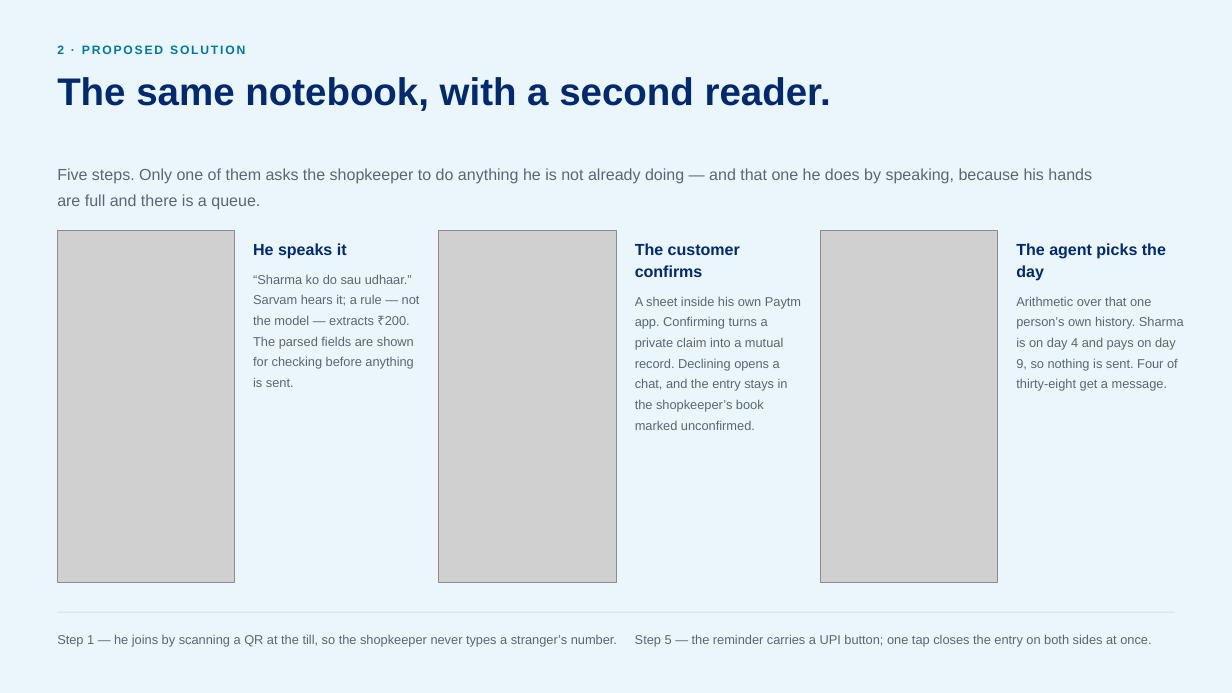
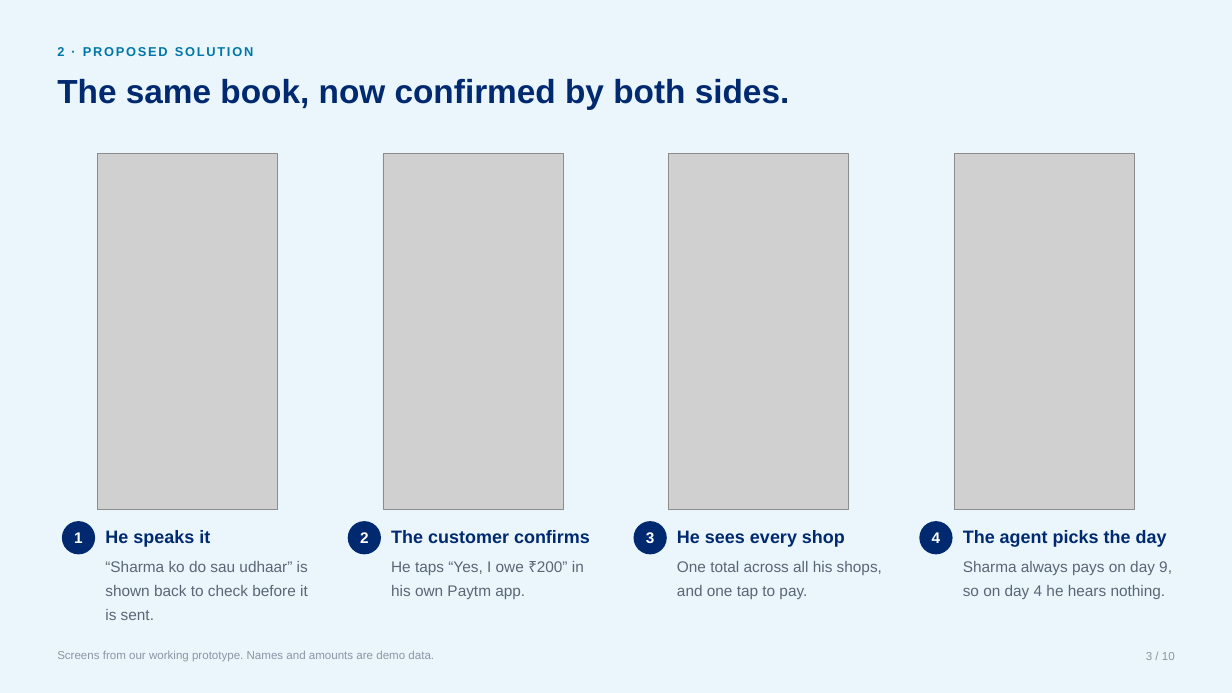
Before and after one commit to Uchiha-Itachi0/PAYTM-BAHI, a slide deck: slide 3 of docs/BAHI-Round1.pptx. Drawn at 1232x693 pixels with LibreOffice and Linux fonts; fonts in the diff are those of the drawing; grey boxes stand for pictures. Boxes give left, top, right and bottom in pixels: in the first picture for what was removed or moved away, otherwise in the second. Text is boxed around its words. In the diff, an @@ line names an element or a change of style, - is before the commit and + after.

Commit message:
Rebuild the deck: less text, only checked facts
Cut from 3,108 words to about 1,340. One point and one picture per
slide, body text at 12pt or larger. Every number, competitor claim and
statute now carries its source on the same slide, with links on a
sources page.

Removed or corrected everything we could not stand behind: the OkCredit
10 crore vs 1 crore contradiction, calling Paytm Business Khata
orphaned, Razorpay and Sarvam on the Soundbox, MDR on udhaar, the
late-fee and extortion lines, the wrong IT Act and RBI citations, and
the unsourced shop estimates.

```diff
--- a/docs/BAHI-Round1.pptx
+++ b/docs/BAHI-Round1.pptx
@@ text "2 · PROPOSED SOLUTION" at [57,47,254,56]: size 9.5 to 10 pt; line spacing 1.34 to 1.3 @@
@@ text at [57,78,790,110]: text changed; size 30 to 26 pt @@
-The same notebook, with a second reader.
+The same book, now confirmed by both sides.
@@ text removed at [57,168,1092,210] @@
-Five steps. Only one of them asks the shopkeeper to do anything he is not already doing — and that one he does by speaking, because his hands are full and there is a queue.
@@ picture: place and size @@
-picture at [57,231,235,582]
+picture at [97,153,277,509]
@@ picture: place and size @@
-picture at [439,231,616,582]
+picture at [383,153,563,509]
@@ picture added at [669,153,849,509] @@
@@ picture: place and size @@
-picture at [821,231,998,582]
+picture at [955,153,1135,509]
@@ text removed at [253,243,420,387] @@
-He speaks it
-“Sharma ko do sau udhaar.” Sarvam hears it; a rule — not the model — extracts ₹200. The parsed fields are shown for checking before anything is sent.
@@ text removed at [635,243,801,430] @@
-The customer confirms
-A sheet inside his own Paytm app. Confirming turns a private claim into a mutual record. Declining opens a chat, and the entry stays in the shopkeeper’s book marked unconfirmed.
@@ text removed at [1016,243,1184,391] @@
-The agent picks the day
-Arithmetic over that one person’s own history. Sharma is on day 4 and pays on day 9, so nothing is sent. Four of thirty-eight get a message.
@@ ellipse added at [62,521,95,555], fill #002970 @@
@@ text added at [74,532,83,543], 12 pt, text #FFFFFF, bold @@
+1
@@ text added at [105,530,308,620], 12 pt, text #5B6675 @@
+He speaks it
+“Sharma ko do sau udhaar” is shown back to check before it is sent.
@@ ellipse added at [348,521,381,555], fill #002970 @@
@@ text added at [360,532,369,543], 12 pt, text #FFFFFF, bold @@
+2
@@ text added at [391,530,590,599], 12 pt, text #5B6675 @@
+The customer confirms
+He taps “Yes, I owe ₹200” in his own Paytm app.
@@ ellipse added at [634,521,667,555], fill #002970 @@
@@ text added at [646,532,655,543], 12 pt, text #FFFFFF, bold @@
+3
@@ text added at [677,530,882,599], 12 pt, text #5B6675 @@
+He sees every shop
+One total across all his shops, and one tap to pay.
@@ ellipse added at [920,521,953,555], fill #002970 @@
@@ text added at [932,532,941,543], 12 pt, text #FFFFFF, bold @@
+4
@@ text added at [963,530,1172,599], 12 pt, text #5B6675 @@
+The agent picks the day
+Sharma always pays on day 9, so on day 4 he hears nothing.
@@ rectangle removed at [57,612,1175,613] @@
@@ text removed at [57,634,1151,647] @@
-Step 1 — he joins by scanning a QR at the till, so the shopkeeper never types a stranger’s number. Step 5 — the reminder carries a UPI button; one tap closes the entry on both sides at once.
@@ text added at [57,651,434,661], 9 pt, text #8B95A5 @@
+Screens from our working prototype. Names and amounts are demo data.
@@ text added at [1146,652,1175,660], 9 pt, text #8B95A5 @@
+3 / 10
```
Also in this commit, not shown: 1 other slide changed, 8 slides added, 8 slides removed, 2 other files.
